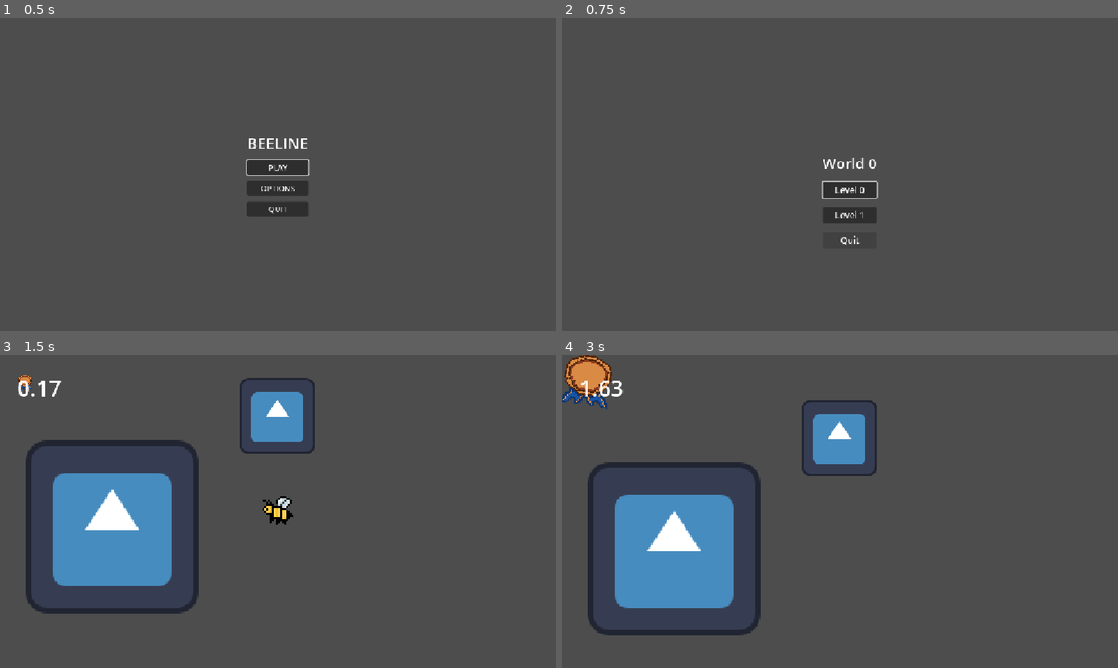
Above: before the commit, frames 1-4 (two rows, left to right).
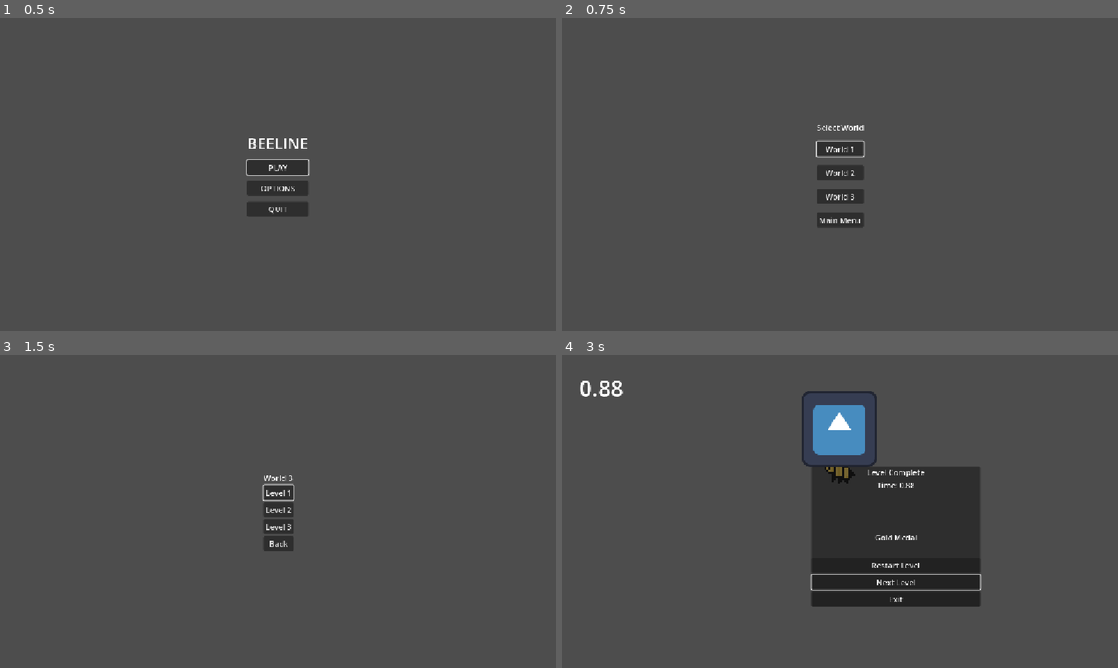
Above: after the commit, the same moments.

Repository: futurefleagames-lab/bee-line
Game: Godot game, scene res://scenes/menus/main_menu.tscn
Two runs of this game, one before a commit and one after it. Both use one fixed random seed, a clock stepped at 60 frames per second and the inputs below. The engine's default icon, where the game draws it, is replaced by a stand-in: a white triangle on a blue panel in a dark square.
Inputs (mouse positions are in pixels of both pictures, inside the frame that each line leads up to):
- Up to frame 1 (0.5 s): no input
- Up to frame 2 (0.75 s): click "PLAY" at 0.5 s
- Up to frame 3 (1.5 s): click (289, 527) at 1.25 s, where only the run before the commit has a clickable "Level 0"
- Up to frame 4 (3 s): click (840, 508) at 2 s, where only the run after the commit has a clickable "Level 2"; tap Enter (ui_accept) at 2.75 s; move the mouse to (812, 574) at 2.77 s; hold W (up) from 2.78 s (still down); tap Space (dash) at 2.85 s; click (812, 574) at 2.92 s

Frame 1 is identical in both runs. In frame 2, 2.1% of the frame differs, in the area x 45-57%, y 34-73%; in frame 3, 13%; in frame 4, 25%, in the area x 0-76%, y 0-90%.

Commit message:
menu overhaul/cleanup and completion UI

Diff:
--- a/project.godot
+++ b/project.godot
@@ -14,6 +14,10 @@
 run/main_scene="uid://xhosd0ol0481"
 config/features=PackedStringArray("4.7", "GL Compatibility")
 config/icon="res://assets/icon.svg"
+
+[autoload]
+
+LevelManager="*uid://rjk5fl508bxg"
 
 [display]
 
--- a/scenes/levels/level_template.tscn
+++ b/scenes/levels/level_template.tscn
@@ -3,8 +3,8 @@
 [ext_resource type="Script" uid="uid://c8rmdgytirwtb" path="res://scripts/levels/level_template.gd" id="1_ds0u5"]
 [ext_resource type="PackedScene" uid="uid://cppuuw1fl33ui" path="res://scenes/bee.tscn" id="2_4s5u3"]
 [ext_resource type="PackedScene" uid="uid://djhv1q8sdi20s" path="res://scenes/obstacles/end_goal.tscn" id="3_eokde"]
-[ext_resource type="PackedScene" uid="uid://c7j8qn67uik71" path="res://scenes/HUD/medal_ui.tscn" id="4_ulyey"]
 [ext_resource type="PackedScene" uid="uid://bcwxjlolq2y7f" path="res://scenes/HUD/LevelHUD.tscn" id="5_4s5u3"]
+[ext_resource type="PackedScene" uid="uid://dws01echp05jd" path="res://scenes/menus/level_complete.tscn" id="6_eokde"]
 
 [node name="LevelTemplate" type="Node2D" unique_id=482096296]
 script = ExtResource("1_ds0u5")
@@ -13,9 +13,9 @@
 
 [node name="EndGoal" parent="." unique_id=1306961053 node_paths=PackedStringArray("medal_ui", "level") instance=ExtResource("3_eokde")]
 position = Vector2(-3, -493)
-medal_ui = NodePath("../MedalUI")
+medal_ui = NodePath("")
 level = NodePath("..")
 
-[node name="MedalUI" parent="." unique_id=2142517192 instance=ExtResource("4_ulyey")]
+[node name="LevelHud" parent="." unique_id=812462990 instance=ExtResource("5_4s5u3")]
 
-[node name="LevelHud" parent="." unique_id=812462990 instance=ExtResource("5_4s5u3")]
+[node name="LevelComplete" parent="." unique_id=967028613 instance=ExtResource("6_eokde")]
--- a/scenes/levels/level_test.tscn
+++ b/scenes/levels/level_test.tscn
@@ -3,9 +3,9 @@
 [ext_resource type="Script" uid="uid://c8rmdgytirwtb" path="res://scripts/levels/level_template.gd" id="1_4ptlp"]
 [ext_resource type="PackedScene" uid="uid://cppuuw1fl33ui" path="res://scenes/bee.tscn" id="2_ycf23"]
 [ext_resource type="PackedScene" uid="uid://djhv1q8sdi20s" path="res://scenes/obstacles/end_goal.tscn" id="3_uh3ll"]
-[ext_resource type="PackedScene" uid="uid://c7j8qn67uik71" path="res://scenes/HUD/medal_ui.tscn" id="4_4lw2e"]
 [ext_resource type="PackedScene" uid="uid://bcwxjlolq2y7f" path="res://scenes/HUD/LevelHUD.tscn" id="5_ycf23"]
 [ext_resource type="PackedScene" uid="uid://7vpd2ca3xg1b" path="res://scenes/obstacles/block.tscn" id="6_uh3ll"]
+[ext_resource type="PackedScene" uid="uid://dws01echp05jd" path="res://scenes/menus/level_complete.tscn" id="7_4lw2e"]
 
 [node name="LevelTemplate" type="Node2D" unique_id=482096296]
 script = ExtResource("1_4ptlp")
@@ -15,10 +15,8 @@
 
 [node name="EndGoal" parent="." unique_id=1306961053 node_paths=PackedStringArray("medal_ui", "level") instance=ExtResource("3_uh3ll")]
 position = Vector2(-3, -493)
-medal_ui = NodePath("../MedalUI")
+medal_ui = NodePath("")
 level = NodePath("..")
-
-[node name="MedalUI" parent="." unique_id=2142517192 instance=ExtResource("4_4lw2e")]
 
 [node name="LevelHud" parent="." unique_id=812462990 instance=ExtResource("5_ycf23")]
 script = null
@@ -26,3 +24,5 @@
 [node name="block" parent="." unique_id=1878223506 instance=ExtResource("6_uh3ll")]
 position = Vector2(-859, 80)
 scale = Vector2(7, 7)
+
+[node name="LevelComplete" parent="." unique_id=967028613 instance=ExtResource("7_4lw2e")]
--- /dev/null
+++ b/scenes/levels/world_1/level_1-1.tscn
@@ -0,0 +1,8 @@
+[gd_scene format=3 uid="uid://4cqa0gl5jdxk"]
+
+[ext_resource type="PackedScene" uid="uid://ccu3dmlikeqdu" path="res://scenes/levels/level_template.tscn" id="1_mcfsc"]
+
+[node name="LevelTemplate" unique_id=482096296 instance=ExtResource("1_mcfsc")]
+gold_time = 5.0
+silver_time = 10.0
+bronze_time = 30.0
--- /dev/null
+++ b/scenes/levels/world_1/level_1-2.tscn
@@ -0,0 +1,7 @@
+[gd_scene format=3 uid="uid://c50urw6h7c0eo"]
+
+[ext_resource type="PackedScene" uid="uid://ccu3dmlikeqdu" path="res://scenes/levels/level_template.tscn" id="1_mt1qv"]
+
+[node name="LevelTemplate" unique_id=482096296 instance=ExtResource("1_mt1qv")]
+gold_time = 1.0
+silver_time = 2.0
--- /dev/null
+++ b/scenes/levels/world_1/level_1-3.tscn
@@ -0,0 +1,5 @@
+[gd_scene format=3 uid="uid://hflkag0q01uw"]
+
+[ext_resource type="PackedScene" uid="uid://ccu3dmlikeqdu" path="res://scenes/levels/level_template.tscn" id="1_1xlwc"]
+
+[node name="LevelTemplate" unique_id=482096296 instance=ExtResource("1_1xlwc")]
--- /dev/null
+++ b/scenes/levels/world_2/level_2-1.tscn
@@ -0,0 +1,5 @@
+[gd_scene format=3 uid="uid://b7i70ylwur3ak"]
+
+[ext_resource type="PackedScene" uid="uid://ccu3dmlikeqdu" path="res://scenes/levels/level_template.tscn" id="1_le4oq"]
+
+[node name="LevelTemplate" unique_id=482096296 instance=ExtResource("1_le4oq")]
--- /dev/null
+++ b/scenes/levels/world_2/level_2-2.tscn
@@ -0,0 +1,5 @@
+[gd_scene format=3 uid="uid://dpw5rbtixb1t6"]
+
+[ext_resource type="PackedScene" uid="uid://ccu3dmlikeqdu" path="res://scenes/levels/level_template.tscn" id="1_bosar"]
+
+[node name="LevelTemplate" unique_id=482096296 instance=ExtResource("1_bosar")]
--- /dev/null
+++ b/scenes/levels/world_2/level_2-3.tscn
@@ -0,0 +1,5 @@
+[gd_scene format=3 uid="uid://dfmbgu7jdvue"]
+
+[ext_resource type="PackedScene" uid="uid://ccu3dmlikeqdu" path="res://scenes/levels/level_template.tscn" id="1_lnjbs"]
+
+[node name="LevelTemplate" unique_id=482096296 instance=ExtResource("1_lnjbs")]
--- /dev/null
+++ b/scenes/levels/world_3/level_3-1.tscn
@@ -0,0 +1,5 @@
+[gd_scene format=3 uid="uid://bvhxdghald7pn"]
+
+[ext_resource type="PackedScene" uid="uid://ccu3dmlikeqdu" path="res://scenes/levels/level_template.tscn" id="1_43w3i"]
+
+[node name="LevelTemplate" unique_id=482096296 instance=ExtResource("1_43w3i")]
--- /dev/null
+++ b/scenes/levels/world_3/level_3-2.tscn
@@ -0,0 +1,5 @@
+[gd_scene format=3 uid="uid://mwslqplf4fww"]
+
+[ext_resource type="PackedScene" uid="uid://ccu3dmlikeqdu" path="res://scenes/levels/level_template.tscn" id="1_xfklq"]
+
+[node name="LevelTemplate" unique_id=482096296 instance=ExtResource("1_xfklq")]
--- /dev/null
+++ b/scenes/levels/world_3/level_3-3.tscn
@@ -0,0 +1,5 @@
+[gd_scene format=3 uid="uid://byp2dtrda6nxo"]
+
+[ext_resource type="PackedScene" uid="uid://ccu3dmlikeqdu" path="res://scenes/levels/level_template.tscn" id="1_o7g3x"]
+
+[node name="LevelTemplate" unique_id=482096296 instance=ExtResource("1_o7g3x")]
--- /dev/null
+++ b/scenes/menus/level_complete.tscn
@@ -0,0 +1,76 @@
+[gd_scene format=3 uid="uid://dws01echp05jd"]
+
+[ext_resource type="Script" uid="uid://dg1aor8l6kofj" path="res://scripts/menus/level_complete.gd" id="1_ynwdh"]
+
+[node name="LevelComplete" type="CanvasLayer" unique_id=967028613]
+process_mode = 3
+script = ExtResource("1_ynwdh")
+
+[node name="Control" type="Control" parent="." unique_id=253924636]
+visible = false
+layout_mode = 3
+anchors_preset = 15
+anchor_right = 1.0
+anchor_bottom = 1.0
+grow_horizontal = 2
+grow_vertical = 2
+
+[node name="PanelContainer" type="PanelContainer" parent="Control" unique_id=1516327541]
+layout_mode = 1
+anchors_preset = 8
+anchor_left = 0.5
+anchor_top = 0.5
+anchor_right = 0.5
+anchor_bottom = 0.5
+offset_left = -59.5
+offset_top = -73.5
+offset_right = 290.5
+offset_bottom = 176.5
+grow_horizontal = 2
+grow_vertical = 2
+
+[node name="VBoxContainer" type="VBoxContainer" parent="Control/PanelContainer" unique_id=151230322]
+layout_mode = 2
+
+[node name="complete" type="Label" parent="Control/PanelContainer/VBoxContainer" unique_id=1958655803]
+layout_mode = 2
+text = "Level Complete"
+horizontal_alignment = 1
+
+[node name="time" type="Label" parent="Control/PanelContainer/VBoxContainer" unique_id=1682465459]
+layout_mode = 2
+text = "Time: 00:00"
+horizontal_alignment = 1
+
+[node name="placeholder1" type="Label" parent="Control/PanelContainer/VBoxContainer" unique_id=99456627]
+layout_mode = 2
+
+[node name="placeholder2" type="Label" parent="Control/PanelContainer/VBoxContainer" unique_id=744208599]
+layout_mode = 2
+
+[node name="placeholder3" type="Label" parent="Control/PanelContainer/VBoxContainer" unique_id=1974626859]
+layout_mode = 2
+
+[node name="medal" type="Label" parent="Control/PanelContainer/VBoxContainer" unique_id=46370682]
+layout_mode = 2
+text = "Gold Medal"
+horizontal_alignment = 1
+
+[node name="placeholder4" type="Label" parent="Control/PanelContainer/VBoxContainer" unique_id=634022422]
+layout_mode = 2
+
+[node name="restart" type="Button" parent="Control/PanelContainer/VBoxContainer" unique_id=1809519163]
+layout_mode = 2
+text = "Restart Level"
+
+[node name="next" type="Button" parent="Control/PanelContainer/VBoxContainer" unique_id=566852840]
+layout_mode = 2
+text = "Next Level"
+
+[node name="exit" type="Button" parent="Control/PanelContainer/VBoxContainer" unique_id=1622323144]
+layout_mode = 2
+text = "Exit"
+
+[connection signal="pressed" from="Control/PanelContainer/VBoxContainer/restart" to="." method="_on_restart_pressed"]
+[connection signal="pressed" from="Control/PanelContainer/VBoxContainer/next" to="." method="_on_next_pressed"]
+[connection signal="pressed" from="Control/PanelContainer/VBoxContainer/exit" to="." method="_on_exit_pressed"]
--- a/scenes/menus/level_select.tscn
+++ b/scenes/menus/level_select.tscn
@@ -13,40 +13,75 @@
 grow_vertical = 2
 script = ExtResource("1_x5a0v")
 
-[node name="CenterContainer" type="CenterContainer" parent="." unique_id=1318920354]
-layout_mode = 0
-offset_left = 538.0
-offset_top = 278.0
-offset_right = 598.0
-offset_bottom = 327.0
+[node name="WorldSelect" type="CenterContainer" parent="." unique_id=1318920354]
+layout_mode = 1
+anchors_preset = 15
+anchor_right = 1.0
+anchor_bottom = 1.0
+grow_horizontal = 2
+grow_vertical = 2
 
-[node name="VBoxContainer" type="VBoxContainer" parent="CenterContainer" unique_id=1253387829]
+[node name="VBoxContainer" type="VBoxContainer" parent="WorldSelect" unique_id=1253387829]
 layout_mode = 2
 theme_override_constants/separation = 18
 
-[node name="Label" type="Label" parent="CenterContainer/VBoxContainer" unique_id=164118264]
+[node name="Title" type="Label" parent="WorldSelect/VBoxContainer" unique_id=1356760989]
 layout_mode = 2
-theme_override_font_sizes/font_size = 30
-text = "World 0"
-horizontal_alignment = 1
+text = "Select World"
 
-[node name="Level0" type="Button" parent="CenterContainer/VBoxContainer" unique_id=136747436]
-unique_name_in_owner = true
+[node name="World1" type="Button" parent="WorldSelect/VBoxContainer" unique_id=1774647515]
 layout_mode = 2
-theme_override_font_sizes/font_size = 18
-text = "Level 0"
+text = "World 1"
 
-[node name="Level1" type="Button" parent="CenterContainer/VBoxContainer" unique_id=694266283]
+[node name="World2" type="Button" parent="WorldSelect/VBoxContainer" unique_id=2115168838]
 layout_mode = 2
-theme_override_font_sizes/font_size = 18
+text = "World 2"
+
+[node name="World3" type="Button" parent="WorldSelect/VBoxContainer" unique_id=1697684377]
+layout_mode = 2
+text = "World 3"
+
+[node name="MainMenu" type="Button" parent="WorldSelect/VBoxContainer" unique_id=301797964]
+layout_mode = 2
+text = "Main Menu"
+
+[node name="LevelSelect" type="CenterContainer" parent="." unique_id=722154878]
+visible = false
+layout_mode = 1
+anchors_preset = 15
+anchor_right = 1.0
+anchor_bottom = 1.0
+grow_horizontal = 2
+grow_vertical = 2
+
+[node name="VBoxContainer" type="VBoxContainer" parent="LevelSelect" unique_id=911987264]
+layout_mode = 2
+
+[node name="WorldTitle" type="Label" parent="LevelSelect/VBoxContainer" unique_id=1161068587]
+layout_mode = 2
+text = "WORLD 1"
+
+[node name="Level1" type="Button" parent="LevelSelect/VBoxContainer" unique_id=1733822205]
+layout_mode = 2
 text = "Level 1"
 
-[node name="Quit" type="Button" parent="CenterContainer/VBoxContainer" unique_id=453266050]
+[node name="Level2" type="Button" parent="LevelSelect/VBoxContainer" unique_id=169982376]
 layout_mode = 2
-theme_override_font_sizes/font_size = 18
-text = "Quit"
+text = "Level 2"
 
-[connection signal="pressed" from="CenterContainer/VBoxContainer/Level0" to="." method="_on_button_pressed"]
-[connection signal="pressed" from="CenterContainer/VBoxContainer/Level0" to="." method="_on_level_0_pressed"]
-[connection signal="pressed" from="CenterContainer/VBoxContainer/Level1" to="." method="_on_level_1_pressed"]
-[connection signal="pressed" from="CenterContainer/VBoxContainer/Quit" to="." method="_on_quit_pressed"]
+[node name="Level3" type="Button" parent="LevelSelect/VBoxContainer" unique_id=2024873513]
+layout_mode = 2
+text = "Level 3"
+
+[node name="Back" type="Button" parent="LevelSelect/VBoxContainer" unique_id=1043099644]
+layout_mode = 2
+text = "Back"
+
+[connection signal="pressed" from="WorldSelect/VBoxContainer/World1" to="." method="_on_world_1_pressed"]
+[connection signal="pressed" from="WorldSelect/VBoxContainer/World2" to="." method="_on_world_2_pressed"]
+[connection signal="pressed" from="WorldSelect/VBoxContainer/World3" to="." method="_on_world_3_pressed"]
+[connection signal="pressed" from="WorldSelect/VBoxContainer/MainMenu" to="." method="_on_main_menu_pressed"]
+[connection signal="pressed" from="LevelSelect/VBoxContainer/Level1" to="." method="_on_level_1_pressed"]
+[connection signal="pressed" from="LevelSelect/VBoxContainer/Level2" to="." method="_on_level_2_pressed"]
+[connection signal="pressed" from="LevelSelect/VBoxContainer/Level3" to="." method="_on_level_3_pressed"]
+[connection signal="pressed" from="LevelSelect/VBoxContainer/Back" to="." method="_on_back_pressed"]
--- /dev/null
+++ b/scripts/levels/level_manager.gd
@@ -0,0 +1,33 @@
+extends Node
+
+#overall level management script.
+
+const LEVELS = [
+	"res://scenes/levels/world_1/level_1-1.tscn",
+	"res://scenes/levels/world_1/level_1-2.tscn",
+	"res://scenes/levels/world_1/level_1-3.tscn",
+	"res://scenes/levels/world_2/level_2-1.tscn",
+	"res://scenes/levels/world_2/level_2-2.tscn",
+	"res://scenes/levels/world_2/level_2-3.tscn",
+	"res://scenes/levels/world_3/level_3-1.tscn",
+	"res://scenes/levels/world_3/level_3-2.tscn",
+    "res://scenes/levels/world_3/level_3-3.tscn"
+]
+
+#decide which level to load assuming player has selected 'next level'
+func next() -> void:
+	var current = get_tree().current_scene
+	var where = LEVELS.find(current.scene_file_path)
+	get_tree().paused = false
+	get_tree().change_scene_to_file(LEVELS[where + 1])
+
+
+#decide which level to load from level select menu
+func load_level(world: int, level: int) -> void:
+	var index = (world - 1) * 3 + (level - 1)
+
+	if index < 0 or index >= LEVELS.size():
+		return
+
+	get_tree().paused = false
+	get_tree().change_scene_to_file(LEVELS[index])
--- a/scripts/levels/level_template.gd
+++ b/scripts/levels/level_template.gd
@@ -7,6 +7,8 @@
 
 # level assigns different medal reward depending level completion time from completion area trigger
 
+#these values can be reconfigured in the level scenes by accessing:
+#LevelTemplate node -> inspector
 @export var gold_time: float = 20.0
 @export var silver_time: float = 30.0
 @export var bronze_time: float = 45.0
@@ -14,8 +16,8 @@
 var elapsed_time: float = 0.0
 var level_finished = false
 
-@onready var medal_ui = $MedalUI
 @onready var timer_label: Label = $LevelHud/timerlabel
+@onready var complete = $LevelComplete
 
 # Called every frame. 'delta' is the elapsed time since the previous frame.
 func _process(delta: float) -> void:
@@ -28,18 +30,21 @@
 		return
 
 	level_finished = true
+	var medal_earned: String = "none"
 
 	if elapsed_time <= gold_time:
-		print("Level complete - gold medal")
-		#medal_ui.show_medal("gold")
+		medal_earned = "Gold"
+
 
 	elif elapsed_time <= silver_time:
-		print("Level complete - silver medal")
-		#medal_ui.show_medal("silver")
+		medal_earned = "Silver"
+
 
 	elif elapsed_time <= bronze_time:
-		print("Level complete - bronze medal")
-		#medal_ui.show_medal("bronze")
+		medal_earned = "Bronze"
 
-	else:
-		print("Level complete - no medal")
+	complete.results(elapsed_time, medal_earned)
+	get_tree().paused = true
+
+func _ready() -> void:
+	print("Running: ", scene_file_path)
--- /dev/null
+++ b/scripts/menus/level_complete.gd
@@ -0,0 +1,30 @@
+extends CanvasLayer
+
+#to modify
+@onready var menu: Control = $Control
+@onready var time_label: Label = $Control/PanelContainer/VBoxContainer/time
+@onready var medal_label: Label = $Control/PanelContainer/VBoxContainer/medal
+
+func results(completion: float, medal: String) -> void:
+	time_label.text = "Time: %.2f" % completion
+
+	if medal == "none":
+		medal_label.text = ""
+	else:
+		medal_label.text = medal.capitalize() + " Medal"
+	menu.show()
+	$Control/PanelContainer/VBoxContainer/next.grab_focus()
+
+
+func _on_restart_pressed() -> void:
+	get_tree().paused = false
+	get_tree().reload_current_scene()
+
+
+func _on_next_pressed() -> void:
+	LevelManager.next()
+
+
+func _on_exit_pressed() -> void:
+	get_tree().paused = false
+	get_tree().change_scene_to_file("res://scenes/menus/level_select.tscn")
--- a/scripts/menus/level_select.gd
+++ b/scripts/menus/level_select.gd
@@ -1,13 +1,55 @@
 extends Control
 
+@onready var world_select = $WorldSelect
+@onready var level_select = $LevelSelect
+@onready var world_title: Label = $LevelSelect/VBoxContainer/WorldTitle
+
+var selected: int = 1
+
 func _ready() -> void:
-	%Level0.grab_focus()
+	world_select.show()
+	level_select.hide()
+	$WorldSelect/VBoxContainer/World1.grab_focus()
 
-func _on_level_0_pressed() -> void:
-	get_tree().change_scene_to_file("res://scenes/levels/level_test.tscn")
+func select_world(world: int) -> void:
+	selected = world
+	world_title.text = "World " + str(world)
+	world_select.hide()
+	level_select.show()
+
+	$LevelSelect/VBoxContainer/Level1.grab_focus()
+
+
+
+func _on_world_1_pressed() -> void:
+	select_world(1)
+
+
+func _on_world_2_pressed() -> void:
+	select_world(2)
+
+
+func _on_world_3_pressed() -> void:
+	select_world(3)
+
 
 func _on_level_1_pressed() -> void:
-	get_tree().change_scene_to_file("res://scenes/levels/level_1.tscn")
+	LevelManager.load_level(selected, 1)
 
-func _on_quit_pressed() -> void:
+
+func _on_level_2_pressed() -> void:
+	LevelManager.load_level(selected, 2)
+
+
+func _on_level_3_pressed() -> void:
+	LevelManager.load_level(selected, 3)
+
+
+func _on_back_pressed() -> void:
+	level_select.hide()
+	world_select.show()
+	$WorldSelect/VBoxContainer/World1.grab_focus()
+
+
+func _on_main_menu_pressed() -> void:
 	get_tree().change_scene_to_file("res://scenes/menus/main_menu.tscn")
--- a/scripts/obstacles/end_goal.gd
+++ b/scripts/obstacles/end_goal.gd
@@ -12,5 +12,4 @@
 
 	if body.name == "Bee":
 		triggered = true
-		medal_ui.show_medal()
 		level.finish_level()
Not shown, added: scripts/levels/level_manager.gd.uid
Not shown, added: scripts/menus/level_complete.gd.uid
